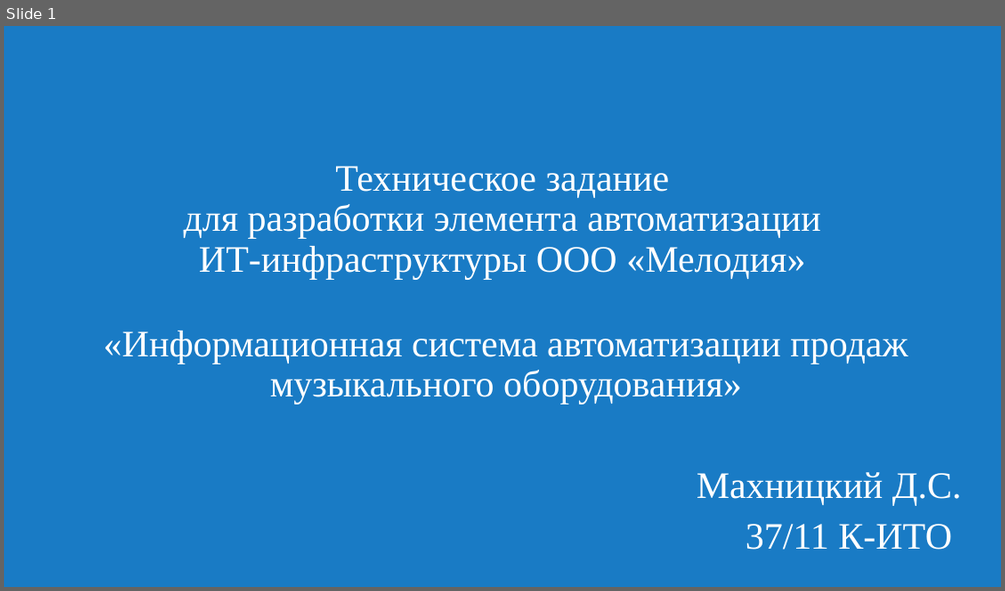
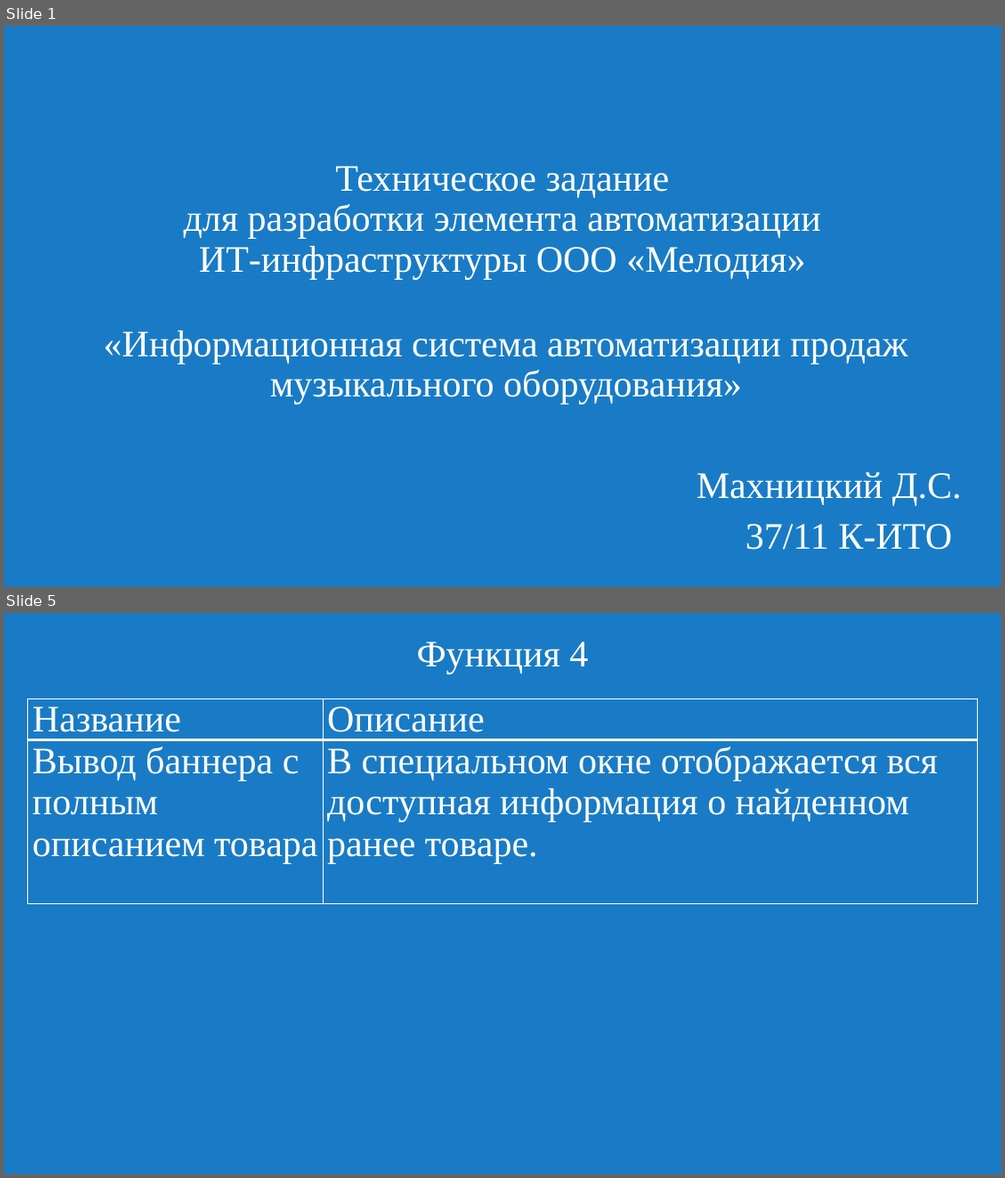
Before and after one commit to Slowpool/diploma-musical-shop-, a slide deck: OuterData/presentation.pptx. Shown one above the other, each under a label of ours: slide 1 before the commit, slides 1 and 5 after it; the slides between them are not shown. The pictures are 1005x591 and 1005x1178 pixels, drawn with LibreOffice and Linux fonts; fonts in the diff are those of the drawing. Boxes give left, top, right and bottom in pixels: in the first picture for what was removed or moved away, otherwise in the second. Text is boxed around its words. In the diff, an @@ line names an element or a change of style, - is before the commit and + after.

```diff
--- a/OuterData/presentation.pptx
+++ b/OuterData/presentation.pptx
@@ slide 5 added at [4,613,1001,1174], background #197BC5 @@
@@ title added at [417,641,588,674], 36 pt, text #FFFFFF @@
+Функция 4
@@ table added at [28,699,977,908], 2 rows, 2 columns @@
+Название | Описание
+Вывод баннера с полным описанием товара | В специальном окне отображается вся доступная информация о найденном ранее товаре.
```
Also in this commit, not shown: 1 slide changed, 12 other slides added, 11 slides removed, 1 other file.
